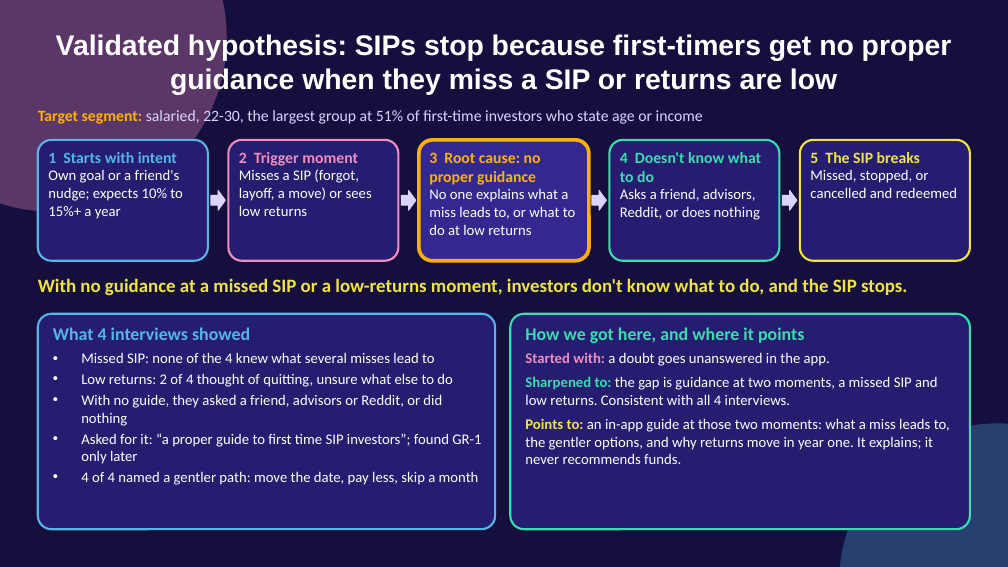
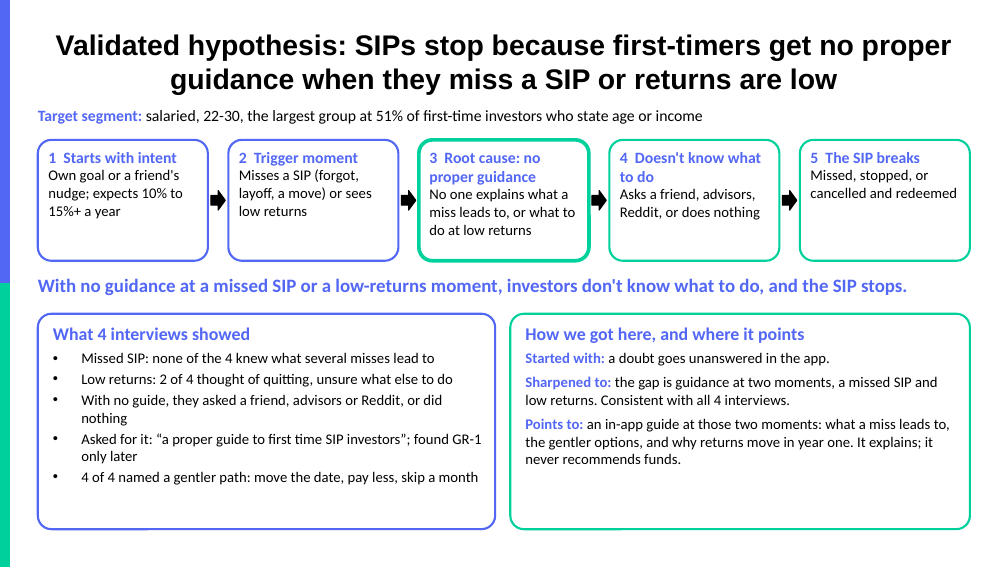
Before and after one commit to akarshita711/NEXTLEAP_GRAD_PROJECT_groww_SIP_research, a slide deck: slide 6 of deck/NL_Groww.pptx. Drawn at 1008x567 pixels with LibreOffice and Linux fonts; fonts in the diff are those of the drawing; background and template pictures are left out. Boxes give left, top, right and bottom in pixels: in the first picture for what was removed or moved away, otherwise in the second. Text is boxed around its words. In the diff, an @@ line names an element or a change of style, - is before the commit and + after.

```diff
--- a/deck/NL_Groww.pptx
+++ b/deck/NL_Groww.pptx
@@ background #140F3D to #FFFFFF @@
@@ ellipse removed at box(0, 0, 227, 212) @@
@@ rectangle added at box(0, 0, 9, 284), fill #5367F5, outline #5367F5 1 pt @@
@@ title "Validated hypothesis: SIPs stop because ..." at box(56, 34, 952, 95): text colour #FFFFFF to #000000 @@
@@ text "Target segment: salaried, 22-30, the ..." at box(38, 110, 703, 124): text colour #FFB000 to #5367F5 in "Target segment:"; text colour #DAD5FF to #000000 in "salaried, 22-30, the largest group at 51% ..." @@
@@ rounded rectangle at box(38, 140, 208, 261): fill #251D70 to #FFFFFF; outline #56B4E9 2 pt to #5367F5 2 pt @@
@@ text "1 Starts with intent" at box(48, 152, 183, 219): text colour #56B4E9 to #5367F5 in "1 Starts with intent"; text colour #FFFFFF to #000000 in "Own goal or a friend's nudge; expects ..." @@
@@ rounded rectangle at box(228, 140, 399, 261): fill #251D70 to #FFFFFF; outline #F08DC0 2 pt to #5367F5 2 pt @@
@@ text "2 Trigger moment" at box(239, 152, 372, 216): text colour #F08DC0 to #5367F5 in "2 Trigger moment"; text colour #FFFFFF to #000000 in "Misses a SIP (forgot, layoff, a move) ..." @@
@@ rounded rectangle at box(419, 140, 589, 261): fill #33288F to #FFFFFF; outline #FFB000 2 pt to #00D09C 2 pt @@
@@ rounded rectangle at box(419, 140, 589, 261): outline #FFB000 3.5 pt to #00D09C 3.5 pt @@
@@ text "3 Root cause: no proper ..." at box(429, 152, 576, 235): text colour #FFB000 to #5367F5 in "3 Root cause: no proper guidance"; text colour #FFFFFF to #000000 in "No one explains what a miss leads ..." @@
@@ rounded rectangle at box(609, 140, 780, 261): fill #251D70 to #FFFFFF; outline #3DDBB0 2 pt to #00D09C 2 pt @@
@@ text "4 Doesn't know what to ..." at box(620, 152, 761, 220): text colour #3DDBB0 to #5367F5 in "4 Doesn't know what to do"; text colour #FFFFFF to #000000 in "Asks a friend, advisors, Reddit, or does ..." @@
@@ rounded rectangle at box(800, 140, 970, 261): fill #251D70 to #FFFFFF; outline #F0E442 2 pt to #00D09C 2 pt @@
@@ text "5 The SIP breaks" at box(810, 152, 957, 198): text colour #F0E442 to #5367F5 in "5 The SIP breaks"; text colour #FFFFFF to #000000 in "Missed, stopped, or cancelled and redeemed" @@
@@ fill #DAD5FF to #000000; outline #DAD5FF 1 pt to #000000 1 pt in 4 elements at box(211, 191, 225, 210), box(402, 191, 416, 210), box(592, 191, 606, 210), box(783, 191, 797, 210) @@
@@ text "With no guidance at a ..." at box(38, 278, 907, 295): text colour #F0E442 to #5367F5 @@
@@ rectangle added at box(0, 284, 9, 567), fill #00D09C, outline #00D09C 1 pt @@
@@ rounded rectangle at box(38, 314, 495, 529): fill #251D70 to #FFFFFF; outline #56B4E9 2 pt to #5367F5 2 pt @@
@@ text "What 4 interviews showed" at box(53, 327, 250, 340): text colour #56B4E9 to #5367F5 @@
@@ rounded rectangle at box(510, 314, 970, 529): fill #251D70 to #FFFFFF; outline #3DDBB0 2 pt to #00D09C 2 pt @@
@@ text "How we got here, and ..." at box(525, 327, 804, 343): text colour #3DDBB0 to #5367F5 @@
@@ text "Missed SIP: none of the ..." at box(81, 352, 481, 485): text colour #FFFFFF to #000000 @@
@@ text "Started with: a doubt goes ..." at box(525, 352, 950, 464): text colour #F08DC0 to #5367F5 in "Started with:"; text colour #FFFFFF to #000000 in "a doubt goes unanswered in the app.", "the gap is guidance at two moments, ...", "an in-app guide at those two moments: ..."; text colour #3DDBB0 to #5367F5 in "Sharpened to:"; text colour #F0E442 to #5367F5 in "Points to:" @@
@@ ellipse removed at box(839, 423, 1008, 567) @@
```
Also in this commit, not shown: 9 other slides changed, 18 other files.
